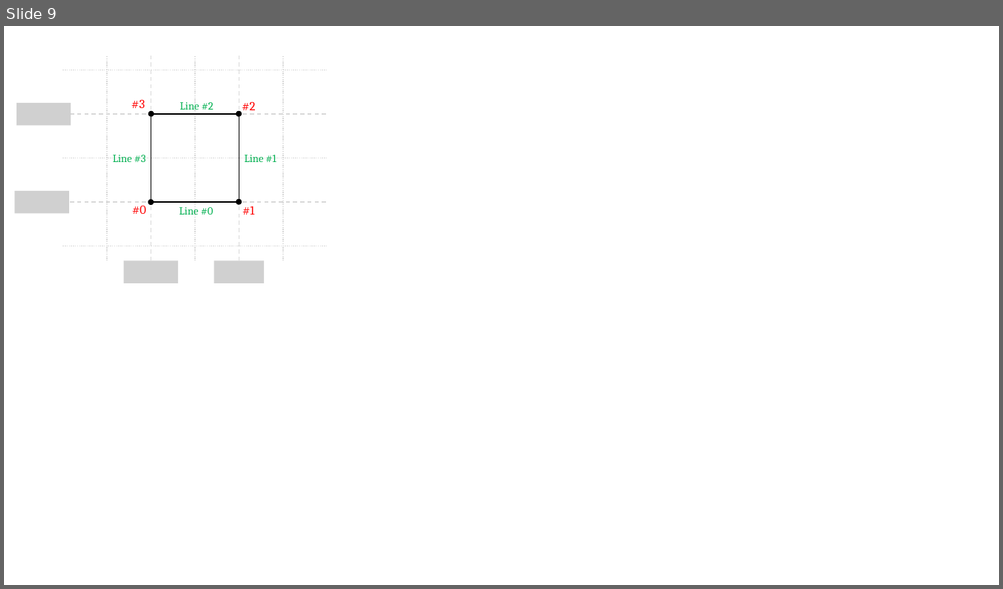
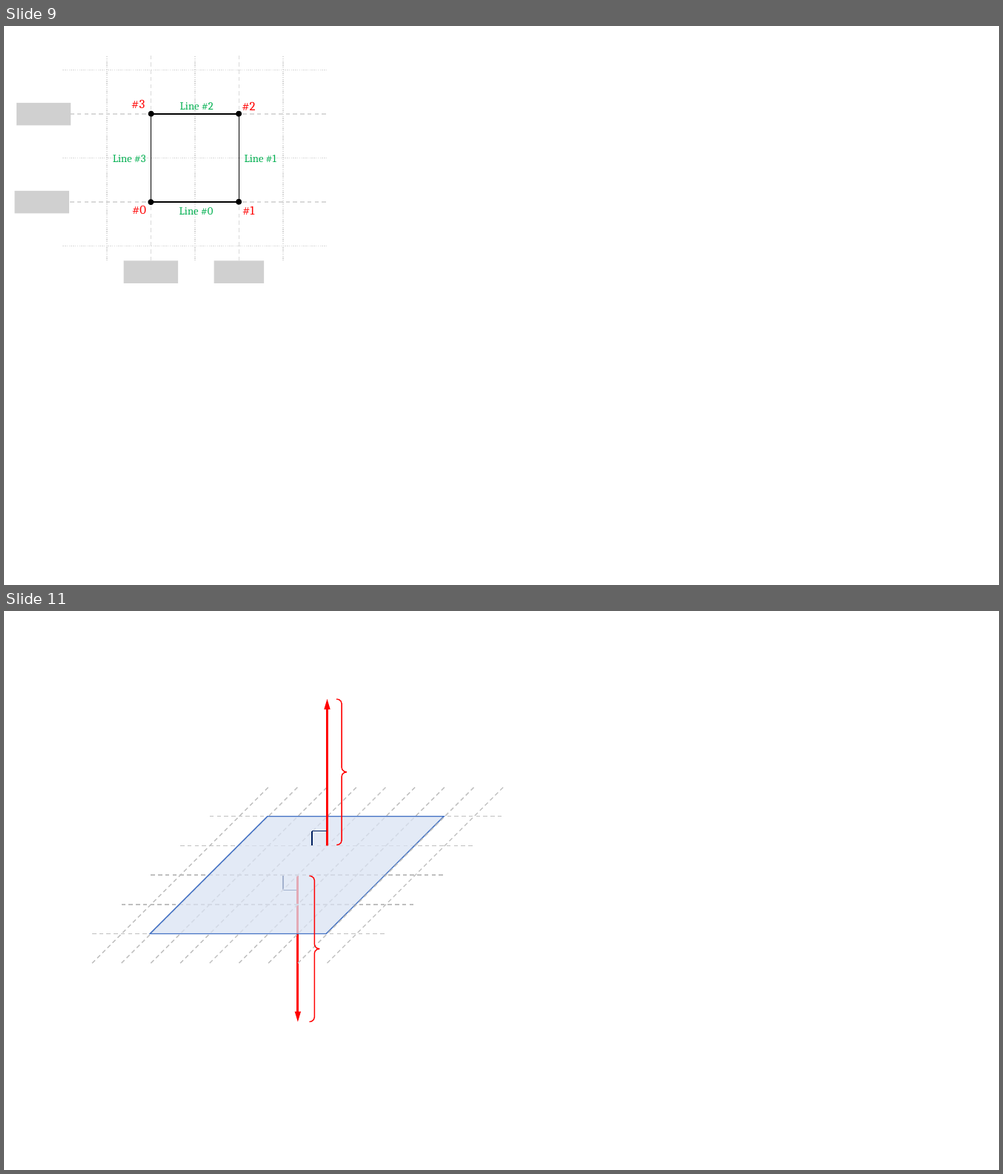
Before and after one commit to pkhungurn/cg-book, a slide deck: chapter-05/diagram.pptx. Shown one above the other, each under a label of ours: slide 9 before the commit, slides 9 and 11 after it; the slides between them are not shown. The pictures are 1003x589 and 1003x1174 pixels, drawn with LibreOffice and Linux fonts; fonts in the diff are those of the drawing; grey boxes stand for pictures; background and template pictures are left out. Boxes give left, top, right and bottom in pixels: in the first picture for what was removed or moved away, otherwise in the second. Text is boxed around its words. In the diff, an @@ line names an element or a change of style, - is before the commit and + after.

```diff
--- a/chapter-05/diagram.pptx
+++ b/chapter-05/diagram.pptx
@@ slide 11 added at bbox=[4, 611, 999, 1170], background #FFFFFF @@
@@ arrow added from (327, 846) to (327, 699), #FF0000 2 pt @@
@@ right brace added at bbox=[337, 699, 347, 846], outline #FF0000 1 pt @@
@@ line added from (92, 963) to (268, 787), #BFBFBF 1 pt dashed @@
@@ line added from (121, 963) to (298, 787), #BFBFBF 1 pt dashed @@
@@ line added from (151, 963) to (327, 787), #BFBFBF 1 pt dashed @@
@@ line added from (180, 963) to (356, 787), #BFBFBF 1 pt dashed @@
@@ line added from (210, 963) to (386, 787), #BFBFBF 1 pt dashed @@
@@ line added from (239, 963) to (415, 787), #BFBFBF 1 pt dashed @@
@@ line added from (268, 963) to (445, 787), #BFBFBF 1 pt dashed @@
@@ line added from (298, 963) to (474, 787), #BFBFBF 1 pt dashed @@
@@ line added from (327, 963) to (504, 787), #BFBFBF 1 pt dashed @@
@@ parallelogram added at bbox=[151, 817, 444, 934], fill #DAE3F3 at 75% opacity, outline #4472C4 1 pt @@
@@ line added from (210, 817) to (504, 817), #BFBFBF 1 pt dashed @@
@@ line added from (312, 831) to (327, 831), #002060 1 pt @@
@@ line added from (312, 831) to (312, 846), #002060 1 pt @@
@@ line added from (180, 846) to (474, 846), #BFBFBF 1 pt dashed @@
@@ line added from (151, 875) to (445, 875), #BFBFBF 1 pt dashed @@
@@ line added from (283, 876) to (283, 891), #002060 1 pt @@
@@ arrow added from (298, 875) to (298, 1022), #FF0000 2 pt @@
@@ right brace added at bbox=[309, 876, 319, 1022], outline #FF0000 1 pt @@
@@ line added from (283, 890) to (298, 890), #002060 1 pt @@
@@ line added from (121, 905) to (415, 905), #BFBFBF 1 pt dashed @@
@@ line added from (92, 934) to (386, 934), #BFBFBF 1 pt dashed @@
```
Also in this commit, not shown: 3 other slides added, 7 other files.
